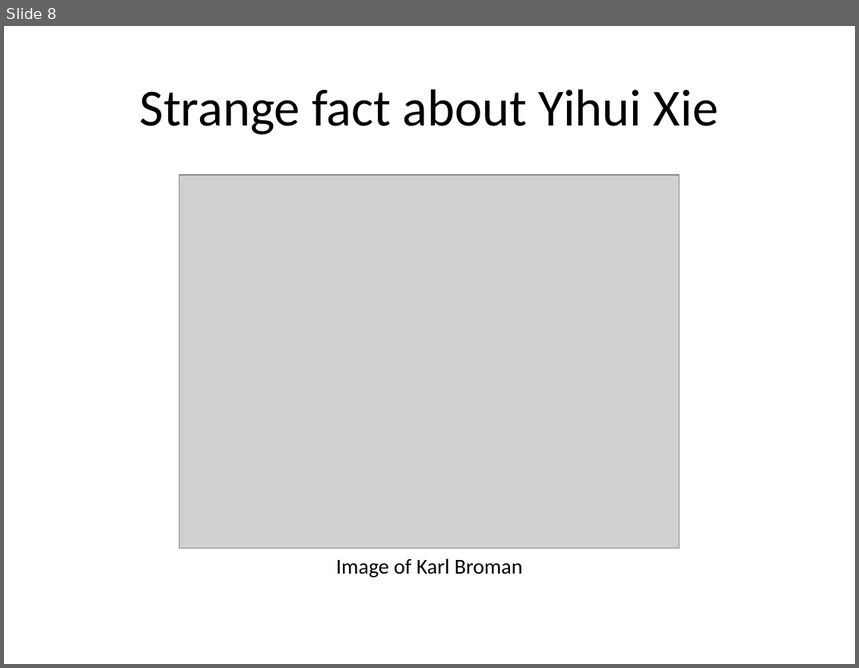
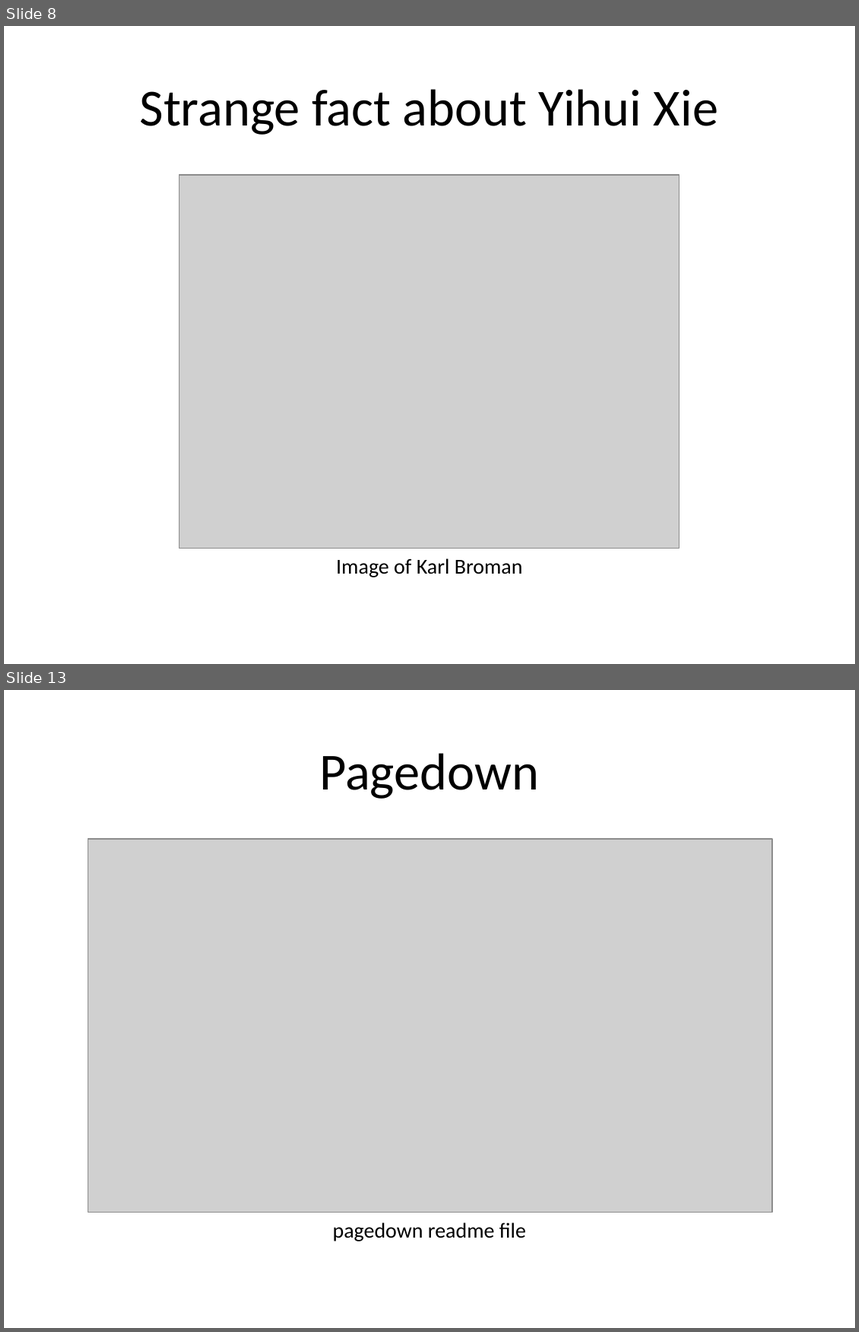
Before and after one commit to pmean/posters-with-pagedown, a slide deck: src/posters.pptx. Shown one above the other, each under a label of ours: slide 8 before the commit, slides 8 and 13 after it; the slides between them are not shown. The pictures are 859x668 and 859x1332 pixels, drawn with LibreOffice and Linux fonts; fonts in the diff are those of the drawing; grey boxes stand for pictures. Boxes give left, top, right and bottom in pixels: in the first picture for what was removed or moved away, otherwise in the second. Text is boxed around its words. In the diff, an @@ line names an element or a change of style, - is before the commit and + after.

Commit message:
Addded details about pagedown

```diff
--- a/src/posters.pptx
+++ b/src/posters.pptx
@@ slide 13 added at (x1=4, y1=690, x2=855, y2=1328), background #FFFFFF @@
@@ title added at (x1=319, y1=753, x2=539, y2=799), 44 pt, text #000000 @@
+Pagedown
@@ picture added at (x1=88, y1=839, x2=772, y2=1213) @@
@@ text added at (x1=333, y1=1223, x2=526, y2=1242), 18 pt, text #000000 @@
+pagedown readme file
```
Also in this commit, not shown: 5 other slides added, 2 other files.
